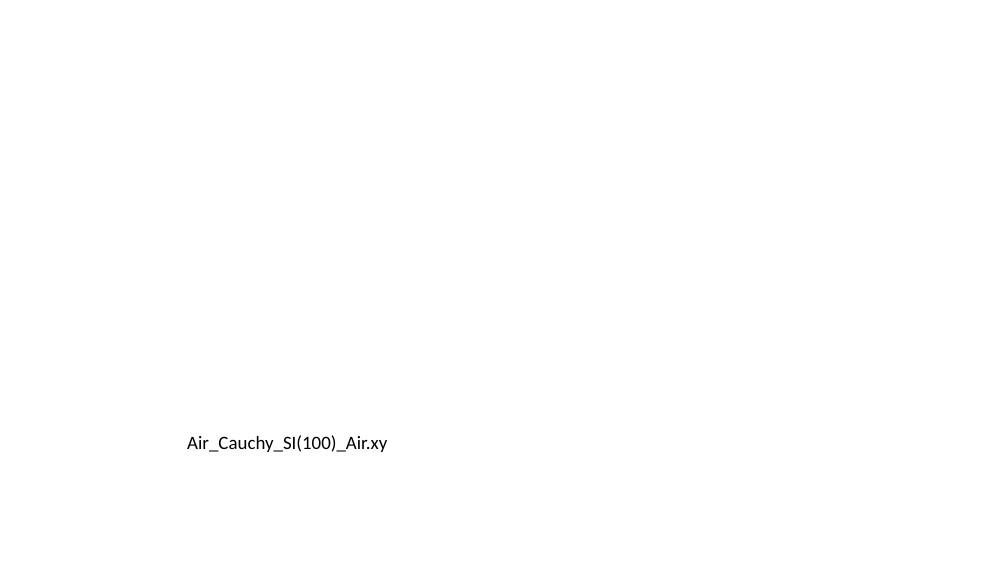
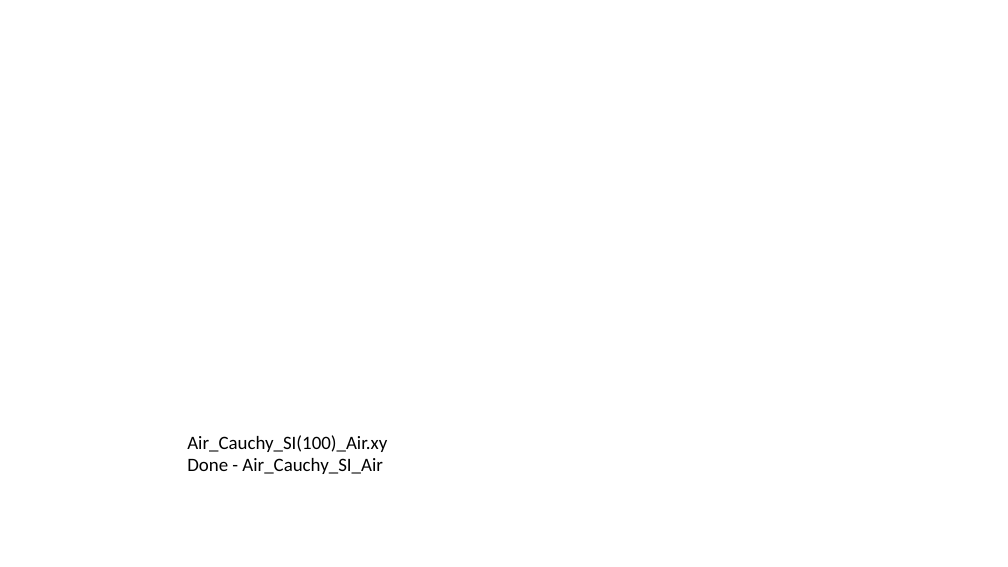
Before and after one commit to Cosinus0/MasterThesis, a slide deck: slide 4 of Thesis/matlab_code/Simulation_files_and_curves.pptx. Drawn at 1008x567 pixels with LibreOffice and Linux fonts; fonts in the diff are those of the drawing; background and template pictures are left out. Boxes give left, top, right and bottom in pixels: in the first picture for what was removed or moved away, otherwise in the second. Text is boxed around its words. In the diff, an @@ line names an element or a change of style, - is before the commit and + after.

```diff
--- a/Thesis/matlab_code/Simulation_files_and_curves.pptx
+++ b/Thesis/matlab_code/Simulation_files_and_curves.pptx
@@ text at bbox=[187, 458, 382, 474]: paragraph added @@
+Done - Air_Cauchy_SI_Air
```
Also in this commit, not shown: 2 other slides changed, 1 slide added, 6 other files.
